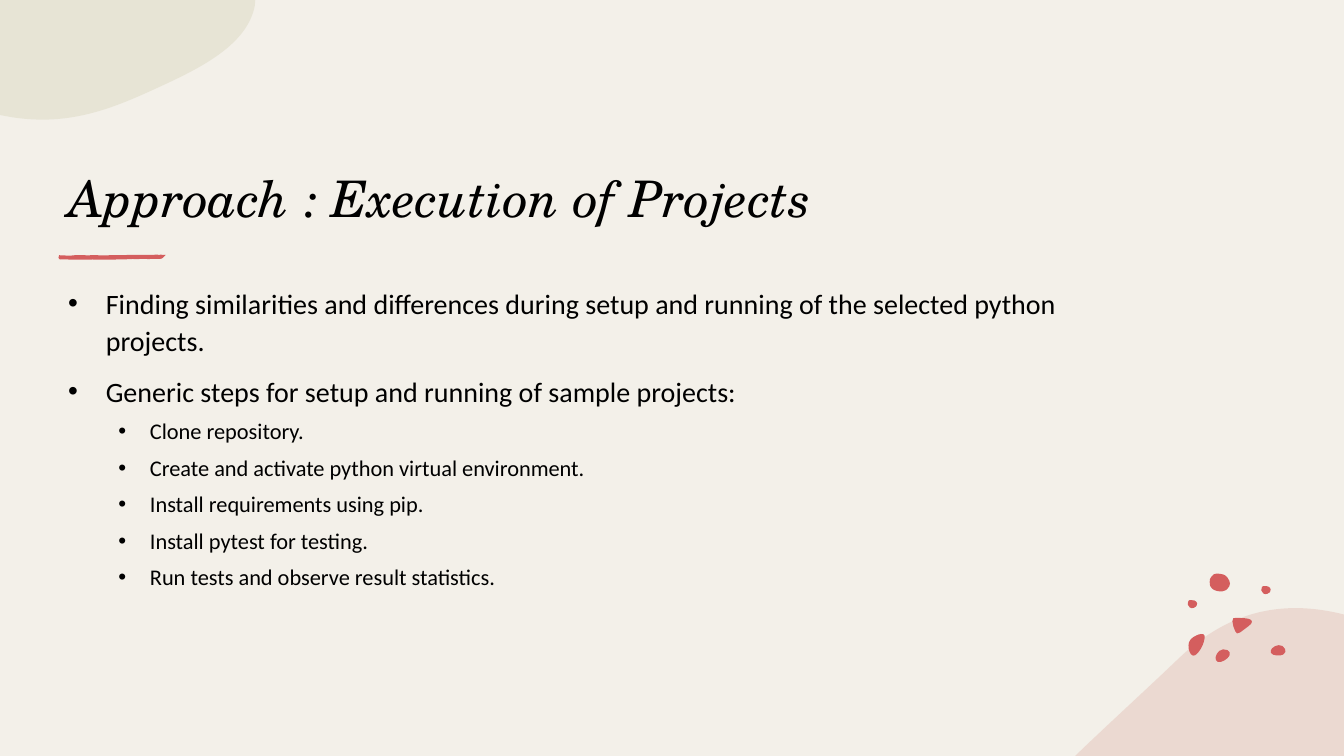
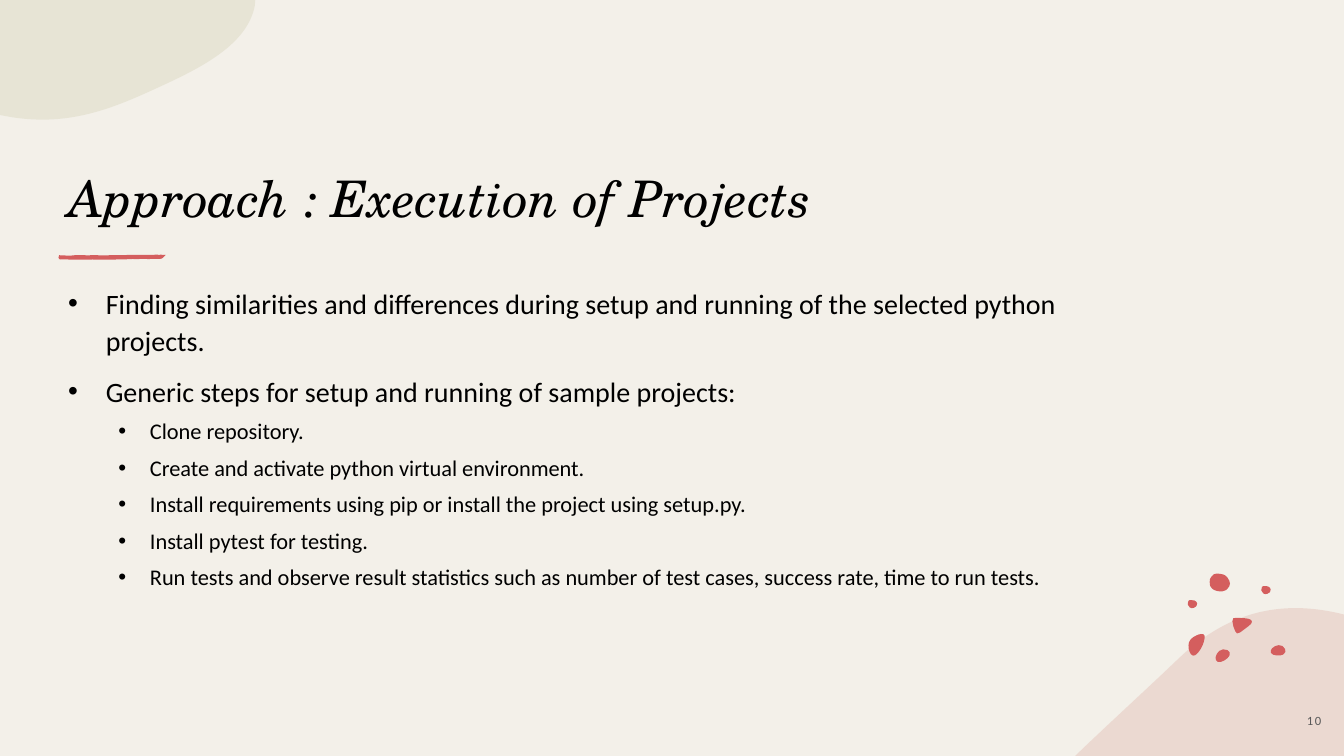
Before and after one commit to piyush-bajaj/DynamicPythonBenchmark, a slide deck: slide 10 of Kick-Off Presentation.pptx (slide 9 before the commit). Drawn at 1344x756 pixels with LibreOffice and Linux fonts; fonts in the diff are those of the drawing. Boxes give left, top, right and bottom in pixels: in the first picture for what was removed or moved away, otherwise in the second. Text is boxed around its words. In the diff, an @@ line names an element or a change of style, - is before the commit and + after.

```diff
--- a/Kick-Off Presentation.pptx
+++ b/Kick-Off Presentation.pptx
@@ text at bbox=[150, 496, 745, 516]: text changed @@
-    • Install requirements using pip.
+    • Install requirements using pip or install the project using setup.py.
@@ text at bbox=[150, 569, 1040, 588]: text changed @@
-    • Run tests and observe result statistics.
+    • Run tests and observe result statistics such as number of test cases, success rate, time to run tests.
@@ page number added at bbox=[1307, 717, 1321, 725], 9 pt, text #595959 @@
+10
```
Also in this commit, not shown: 15 other slides changed, 1 slide added.
